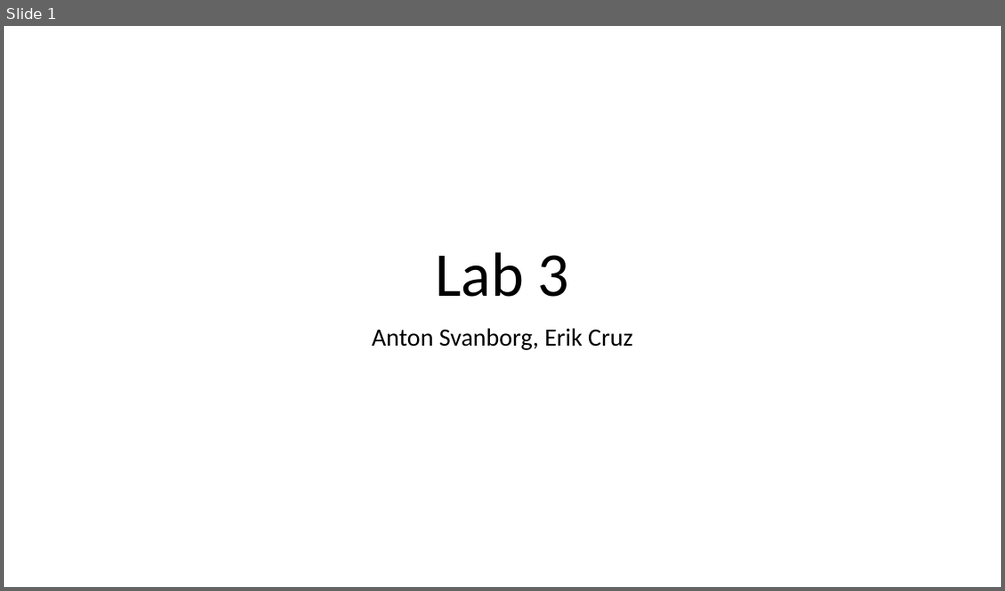
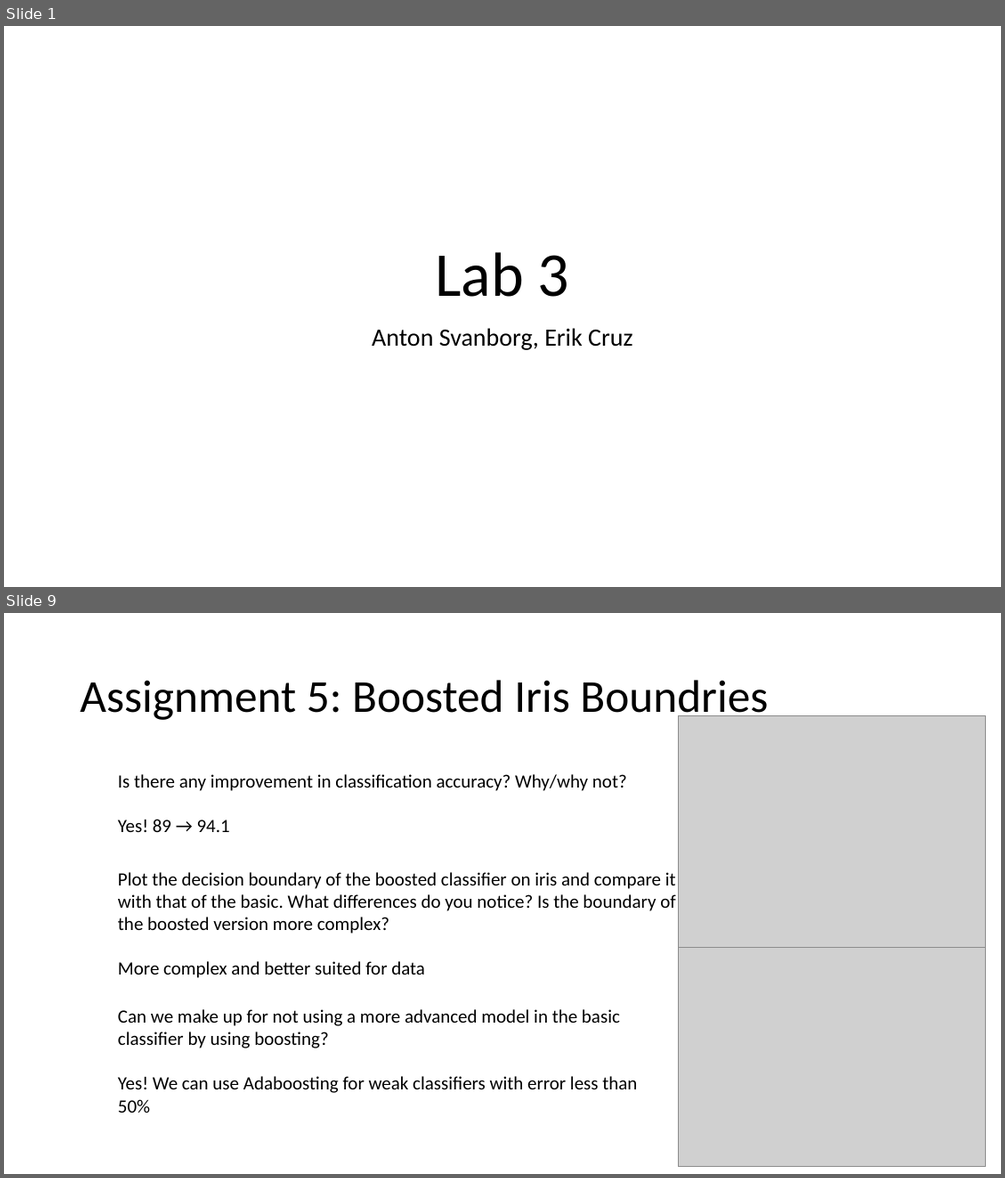
Before and after one commit to a-svanborg/ML-Bayes-Boosting, a slide deck: Presentation.pptx. Shown one above the other, each under a label of ours: slide 1 before the commit, slides 1 and 9 after it; the slides between them are not shown. The pictures are 1005x591 and 1005x1178 pixels, drawn with LibreOffice and Linux fonts; fonts in the diff are those of the drawing; grey boxes stand for pictures. Boxes give left, top, right and bottom in pixels: in the first picture for what was removed or moved away, otherwise in the second. Text is boxed around its words. In the diff, an @@ line names an element or a change of style, - is before the commit and + after.

```diff
--- a/Presentation.pptx
+++ b/Presentation.pptx
@@ slide 9 added at [4, 613, 1001, 1174], background #FFFFFF @@
@@ title added at [80, 680, 768, 722], 44 pt, text #000000 @@
+Assignment 5: Boosted Iris Boundries
@@ picture added at [679, 715, 986, 947] @@
@@ text added at [118, 774, 627, 832], 18 pt, text #000000 @@
+Is there any improvement in classification accuracy? Why/why not?
+Yes! 89 → 94.1
@@ text added at [118, 872, 676, 978], 18 pt, text #000000 @@
+Plot the decision boundary of the boosted classifier on iris and compare it with that of the basic. What differences do you notice? Is the boundary of the boosted version more complex?
+More complex and better suited for data
@@ picture added at [679, 933, 986, 1167] @@
@@ text added at [118, 1009, 637, 1112], 18 pt, text #000000 @@
+Can we make up for not using a more advanced model in the basic classifier by using boosting?
+Yes! We can use Adaboosting for weak classifiers with error less than 50%
```
Also in this commit, not shown: 13 other slides added, 3 other files.
